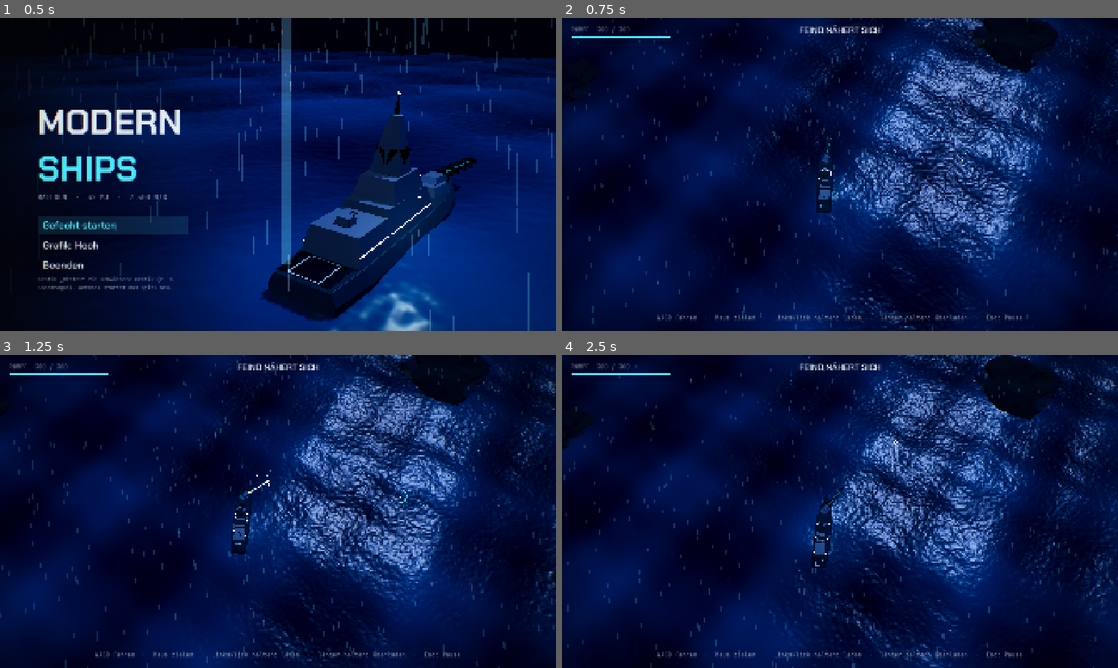
Above: before the commit, frames 1-4 (two rows, left to right).
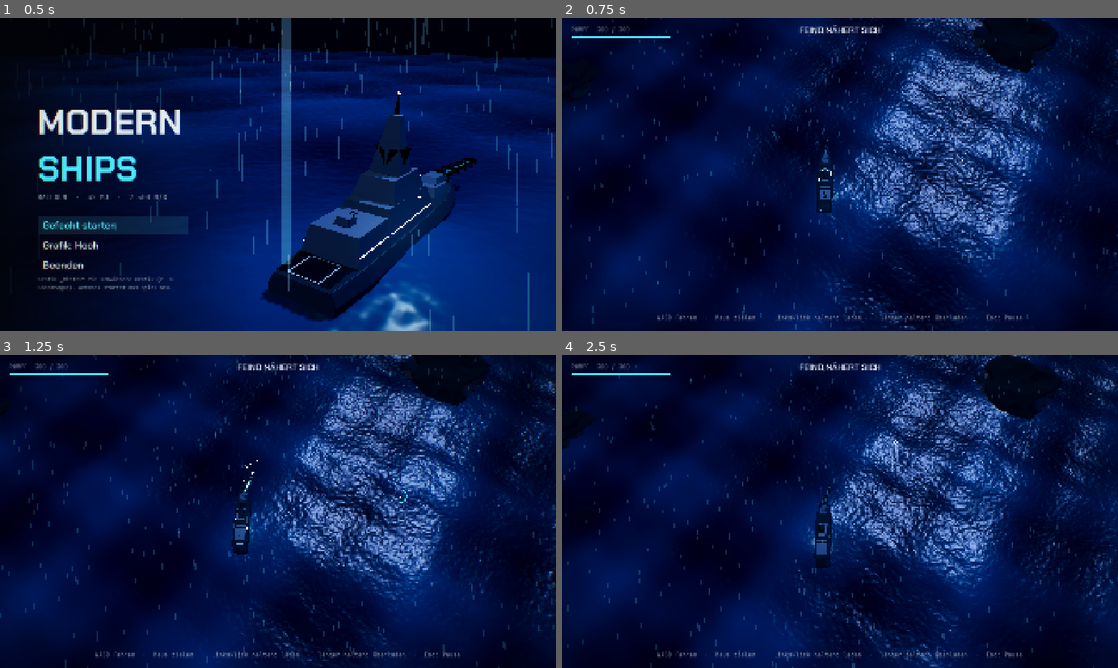
Above: after the commit, the same moments.

Repository: SilasSch/modern-ships
Game: Godot game, scene res://ui/title.tscn
Same seed, same stepped clock (60 frames per second), same inputs: the game is played once before the commit and once after it.
Inputs (mouse positions are in pixels of both pictures, inside the frame that each line leads up to):
- Up to frame 1 (0.5 s): no input
- Up to frame 2 (0.75 s): tap Enter at 0.5 s; move the mouse to (962, 158) at 0.52 s; press the mouse at (962, 158) at 0.53 s; hold D (rudder_right) from 0.53 s (still down)
- Up to frame 3 (1.25 s): keep holding D (rudder_right)
- Up to frame 4 (2.5 s): release D (rudder_right) at 1.25 s; release the mouse at (962, 495) at 1.25 s; drag from (728, 527) to (812, 574) at 1.27 s; move the mouse to (895, 442) at 2.02 s; hold D (rudder_right) from 2.03 s (still down); hold Shift from 2.03 s (still down); click (895, 442) at 2.3 s

Frame 1 is identical in both runs. In frame 2, less than 0.1% of the frame differs, in the area x 46-49%, y 37-63%; in frame 3, 0.2%; in frame 4, 0.3%, in the area x 44-51%, y 41-68%.

Commit message:
feat: telegraph and rudder steps, heavy ship motion
Co-Authored-By: Claude Opus 5.5 <noreply@anthropic.com>
Claude-Session: https://claude.ai/code/session_01Vne2NQQEkUyhixftg4D17n

Diff:
--- /dev/null
+++ b/game/core/ship_control.gd
@@ -0,0 +1,40 @@
+class_name ShipControl
+extends RefCounted
+## World-of-Warships style helm: engine telegraph in 6 steps and rudder in 5 steps.
+## Both stay where they are set; the rudder blade swings over slowly.
+
+const LABELS: Array[String] = ["ZURÜCK VOLL", "STOPP", "¼", "½", "¾", "VOLL"]
+
+var telegraph: int = 0        # -1 = back full, 0 = stop, 1..4 = 1/4 .. full
+var rudder_setting: int = 0   # -2..2, positive = port (left)
+var rudder: float = 0.0       # actual blade position -1..1
+
+
+func throttle_up() -> void:
+	telegraph = mini(telegraph + 1, 4)
+
+
+func throttle_down() -> void:
+	telegraph = maxi(telegraph - 1, -1)
+
+
+func rudder_left() -> void:
+	rudder_setting = mini(rudder_setting + 1, 2)
+
+
+func rudder_right() -> void:
+	rudder_setting = maxi(rudder_setting - 1, -2)
+
+
+func target_speed(max_speed: float, max_reverse: float) -> float:
+	if telegraph < 0:
+		return -max_reverse
+	return max_speed * telegraph / 4.0
+
+
+func tick(dt: float) -> void:
+	rudder = move_toward(rudder, rudder_setting / 2.0, dt / Tuning.RUDDER_SHIFT_TIME)
+
+
+func telegraph_label() -> String:
+	return LABELS[telegraph + 1]
--- a/game/core/ship_motion.gd
+++ b/game/core/ship_motion.gd
@@ -40,6 +40,18 @@
 			speed = maxf(-max_reverse, speed - accel * -throttle * dt)
 	else:
 		speed -= speed * Tuning.WATER_DRAG * dt
+	_turn_and_move(rudder, dt)
+
+
+## Heavy-ship drive: speed approaches target_speed with ACCEL (gaining) / BRAKE (losing).
+func step_to(target_speed: float, rudder: float, dt: float) -> void:
+	var gaining := absf(target_speed) > absf(speed) and signf(target_speed) == signf(speed) or speed == 0.0
+	var rate := accel if gaining else Tuning.BRAKE
+	speed = move_toward(speed, clampf(target_speed, -max_reverse, max_speed), rate * dt)
+	_turn_and_move(clampf(rudder, -1.0, 1.0), dt)
+
+
+func _turn_and_move(rudder: float, dt: float) -> void:
 	var speed_factor := lerpf(Tuning.TURN_MIN_FACTOR, 1.0, clampf(absf(speed) / max_speed, 0.0, 1.0))
 	var dir_sign := -1.0 if speed < 0.0 else 1.0
 	heading += turn_rate * rudder * speed_factor * dir_sign * dt
--- a/game/core/tuning.gd
+++ b/game/core/tuning.gd
@@ -21,16 +21,17 @@
 
 # --- Player ship ---
 const PLAYER_HULL: float = 300.0
-const MAX_SPEED: float = 14.0
-const MAX_REVERSE: float = 5.0
-const ACCEL: float = 3.0
-const BRAKE: float = 5.0
+const MAX_SPEED: float = 12.0
+const MAX_REVERSE: float = 4.5
+const ACCEL: float = 0.5
+const BRAKE: float = 0.8
 const WATER_DRAG: float = 0.6
-const TURN_RATE: float = 0.45
-const TURN_MIN_FACTOR: float = 0.15
+const TURN_RATE: float = 0.08
+const TURN_MIN_FACTOR: float = 0.1
+const RUDDER_SHIFT_TIME: float = 3.0
 
 # --- Turret ---
-const TRAVERSE_RATE: float = 1.4
+const TRAVERSE_RATE: float = 0.45
 const TURRET_ARC: float = deg_to_rad(150.0)
 
 # --- Flak ---
--- /dev/null
+++ b/game/tests/test_ship_control.gd
@@ -0,0 +1,73 @@
+extends GutTest
+
+var c: ShipControl
+
+
+func before_each() -> void:
+	c = ShipControl.new()
+
+
+func test_throttle_steps_and_clamps() -> void:
+	for i: int in 5:
+		c.throttle_up()
+	assert_eq(c.telegraph, 4)
+	for i: int in 7:
+		c.throttle_down()
+	assert_eq(c.telegraph, -1)
+
+
+func test_target_speed_per_step() -> void:
+	c.telegraph = 2
+	assert_almost_eq(c.target_speed(12.0, 4.5), 6.0, 0.0001)
+	c.telegraph = -1
+	assert_almost_eq(c.target_speed(12.0, 4.5), -4.5, 0.0001)
+	c.telegraph = 0
+	assert_eq(c.target_speed(12.0, 4.5), 0.0)
+
+
+func test_rudder_shifts_slowly() -> void:
+	c.rudder_left()
+	c.rudder_left()
+	c.tick(1.5)
+	assert_almost_eq(c.rudder, 0.5, 0.001)
+	c.tick(1.5)
+	assert_almost_eq(c.rudder, 1.0, 0.001)
+
+
+func test_rudder_clamps() -> void:
+	for i: int in 4:
+		c.rudder_right()
+	assert_eq(c.rudder_setting, -2)
+	for i: int in 9:
+		c.rudder_left()
+	assert_eq(c.rudder_setting, 2)
+
+
+func test_labels() -> void:
+	c.telegraph = -1
+	assert_eq(c.telegraph_label(), "ZURÜCK VOLL")
+	c.telegraph = 4
+	assert_eq(c.telegraph_label(), "VOLL")
+
+
+func test_step_to_reaches_quarter_speed_slowly() -> void:
+	var m := ShipMotion.new(Tuning.MAX_SPEED, Tuning.MAX_REVERSE, Tuning.ACCEL, Tuning.TURN_RATE)
+	for i: int in 120:
+		m.step_to(3.0, 0.0, 1.0 / 60.0)
+	assert_almost_eq(m.speed, 1.0, 0.05)
+	for i: int in 3480:
+		m.step_to(3.0, 0.0, 1.0 / 60.0)
+	assert_almost_eq(m.speed, 3.0, 0.01)
+
+
+func test_full_speed_turn_circle() -> void:
+	var m := ShipMotion.new(Tuning.MAX_SPEED, Tuning.MAX_REVERSE, Tuning.ACCEL, Tuning.TURN_RATE)
+	m.speed = Tuning.MAX_SPEED
+	var minp := Vector2(INF, INF)
+	var maxp := -Vector2(INF, INF)
+	for i: int in int(80.0 * 30.0):
+		m.step_to(Tuning.MAX_SPEED, 1.0, 1.0 / 30.0)
+		minp = minp.min(m.position)
+		maxp = maxp.max(m.position)
+	var diameter := (maxp - minp).x
+	assert_almost_eq(diameter, 300.0, 30.0)
--- a/game/tests/test_ship_motion.gd
+++ b/game/tests/test_ship_motion.gd
@@ -13,8 +13,8 @@
 
 
 func test_accelerates_to_max_speed_not_beyond() -> void:
-	_run(1.0, 0.0, 20.0)
-	assert_almost_eq(m.speed, 14.0, 0.001)
+	_run(1.0, 0.0, 60.0)
+	assert_almost_eq(m.speed, Tuning.MAX_SPEED, 0.001)
 
 
 func test_moves_along_forward_vector() -> void:
@@ -25,13 +25,13 @@
 
 func test_turns_slowly_at_standstill() -> void:
 	_run(0.0, 1.0, 1.0)
-	assert_almost_eq(m.heading, 0.45 * 0.15, 0.002)
+	assert_almost_eq(m.heading, Tuning.TURN_RATE * Tuning.TURN_MIN_FACTOR, 0.002)
 
 
 func test_turns_full_rate_at_max_speed() -> void:
-	m.speed = 14.0
+	m.speed = Tuning.MAX_SPEED
 	m.step(1.0, 1.0, 0.1)
-	assert_almost_eq(m.heading, 0.045, 0.001)
+	assert_almost_eq(m.heading, Tuning.TURN_RATE * 0.1, 0.001)
 
 
 func test_positive_rudder_turns_left() -> void:
@@ -41,15 +41,15 @@
 
 
 func test_coasts_to_stop() -> void:
-	m.speed = 14.0
+	m.speed = Tuning.MAX_SPEED
 	_run(0.0, 0.0, 15.0)
 	assert_lt(m.speed, 1.0)
 	assert_gt(m.speed, -0.001)
 
 
 func test_reverse_capped() -> void:
-	_run(-1.0, 0.0, 20.0)
-	assert_almost_eq(m.speed, -5.0, 0.001)
+	_run(-1.0, 0.0, 60.0)
+	assert_almost_eq(m.speed, -Tuning.MAX_REVERSE, 0.001)
 
 
 func test_island_pushes_ship_out_and_kills_inward_speed() -> void:
--- a/game/tests/test_turret_aim.gd
+++ b/game/tests/test_turret_aim.gd
@@ -9,11 +9,11 @@
 
 func test_traverse_rate_limited() -> void:
 	t.step(PI / 2.0, 0.0, 0.5)
-	assert_almost_eq(t.angle, 0.7, 0.001)
+	assert_almost_eq(t.angle, Tuning.TRAVERSE_RATE * 0.5, 0.001)
 
 
 func test_clamps_at_arc() -> void:
-	for i in 300:
+	for i in 900:
 		t.step(PI, 0.0, 1.0 / 60.0)
 	assert_almost_eq(absf(t.angle), Tuning.TURRET_ARC, 0.001)
 
@@ -22,7 +22,7 @@
 	t.angle = deg_to_rad(140.0)
 	t.step(deg_to_rad(-140.0), 0.0, 0.1)
 	assert_lt(t.angle, deg_to_rad(140.0), "must turn back through the bow")
-	for i in 600:
+	for i in 1800:
 		t.step(deg_to_rad(-140.0), 0.0, 1.0 / 60.0)
 	assert_almost_eq(t.angle, deg_to_rad(-140.0), 0.001)
 
@@ -33,6 +33,6 @@
 
 
 func test_target_relative_to_rotated_hull() -> void:
-	for i in 600:
+	for i in 1800:
 		t.step(1.0, 0.8, 1.0 / 60.0)
 	assert_almost_eq(t.angle, 0.2, 0.001)
Not shown, added: game/core/ship_control.gd.uid
Not shown, added: game/tests/test_ship_control.gd.uid
